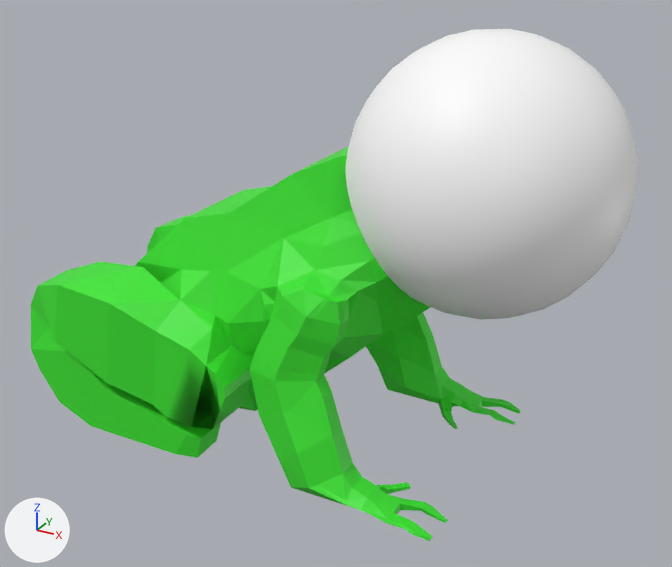
Renders of the COLLADA model src/game/Assets/Models/secondfrog.dae from each side of a commit.
One viewpoint serves both versions: a 50 mm lens placed at (4.89, -7.87, 5.73), pointed at (0.61, -0.08, 1.83). Arrows for +X, +Y and +Z are at lower left; the lights stay in place. Where no turn or scale is listed for an object, it has been applied to the vertices.

Names of what the first picture shows: 'Frog', 'Helmet'.
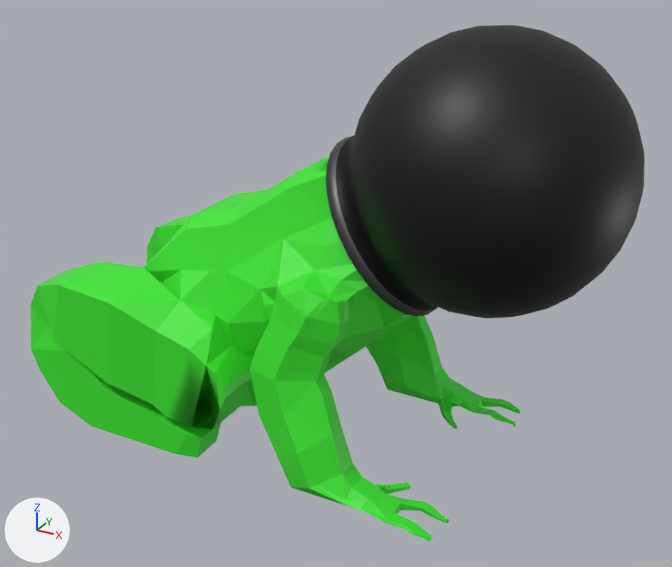
Commit message: black base color helmet and merged mesh objs

Changed parts and their boxes [x1, y1, x2, y2] in the pictures (672 x 567 px):
```json
{"object": "Frog", "change": "recoloured, reshaped", "before": [31, 147, 520, 541], "after": [31, 25, 645, 541]}
{"object": "Helmet", "change": "deleted", "before": [345, 29, 638, 320]}
{"part": 1, "of": "me_frog", "change": "built on", "before": [135, 147, 431, 411], "after": [144, 25, 645, 523]}
```

Edits to the scene script, one JSON object a line:
```json
{"op": "set", "path": "mat_glass.base_color", "old": "(1.0, 1.0, 1.0)", "new": "(0.0, 0.0, 0.0)", "note": "white #ffffff -> black #000000"}
{"op": "add", "block": "mat_helmetfittingcollar", "code": ["mat_helmetfittingcollar = principled_material('HelmetFittingCollar')", "mat_helmetfittingcollar.base_color = (0.133, 0.133, 0.133)  # dark grey #666666", "mat_helmetfittingcollar.metallic = 0.95"]}
{"op": "add", "block": "mat_helmetfitting", "code": ["mat_helmetfitting = principled_material('HelmetFitting')", "mat_helmetfitting.base_color = (0.0, 0.0, 0.0)  # black #000000", "mat_helmetfitting.metallic = 0.5"]}
{"block": "me_frog", "where": "# used by ob_frog; location = (0.0, 0.0, 0.0)"}
{"op": "remove", "block": "me_frog", "code": "me_frog.from_pydata(...)  # 2764 vertices, 5334 faces; spans x -2.73..3.09, y -1.37..1.37, z -0.03..3.9"}
{"op": "add", "block": "me_frog", "code": "me_frog.from_pydata(...)  # 6567 vertices, 13274 faces; spans x -2.73..3.51, y -1.37..1.38, z -0.03..4.53"}
{"block": "me_frog", "change": "me_frog part 1: 38 vertices moved from x -2.45..2.22, y -0.59..0.81, z 0.28..3.48 to x -2.45..2.22, y -0.59..0.88, z 0.34..3.36; 9 vertices removed from x -2.45..1.57, y -0.81..0.56, z 1.07..3.35; 3812 vertices added at x -2.71..3.51, y -1.34..1.38, z -0.01..4.53"}
{"op": "add", "block": "me_frog", "code": "me_frog.materials.append(mat_glass)  # black #000000"}
{"op": "add", "block": "me_frog", "code": "me_frog.materials.append(mat_helmetfitting)  # black #000000"}
{"op": "add", "block": "me_frog", "code": "me_frog.materials.append(mat_helmetfittingcollar)  # dark grey #666666"}
{"op": "remove", "block": "ob_helmet", "code": ["ob_helmet = bpy.data.objects.new('Helmet', me_helmet)", "ob_helmet.location = (0.0, 0.0, 0.0)"]}
```
